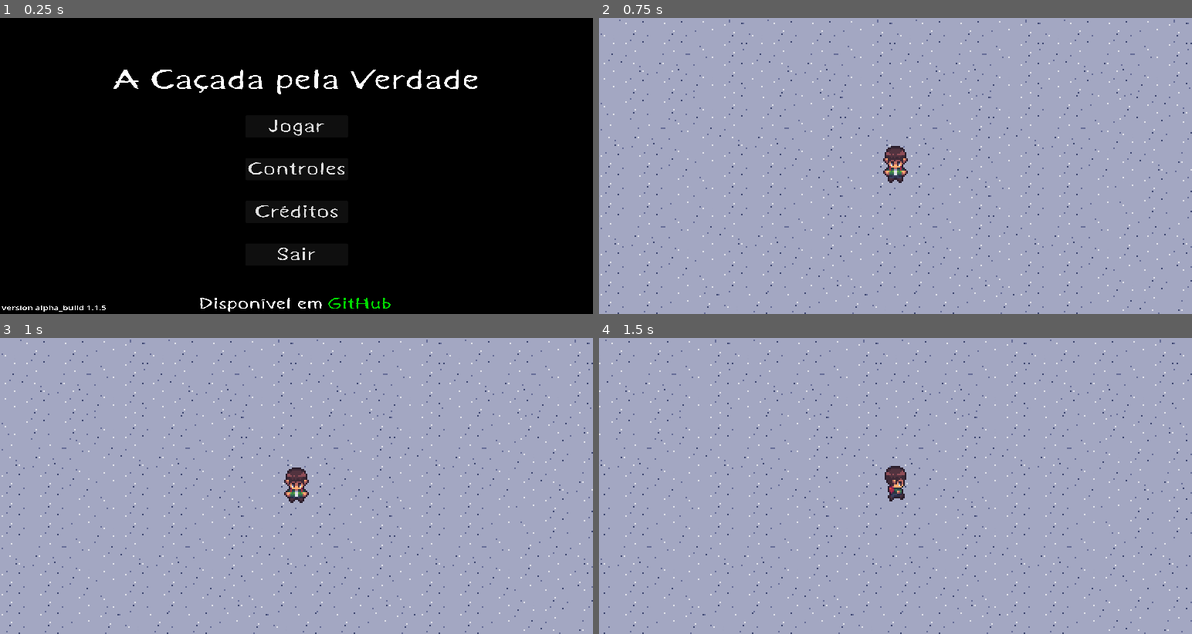
Above: before the commit, frames 1-4 (two rows, left to right).
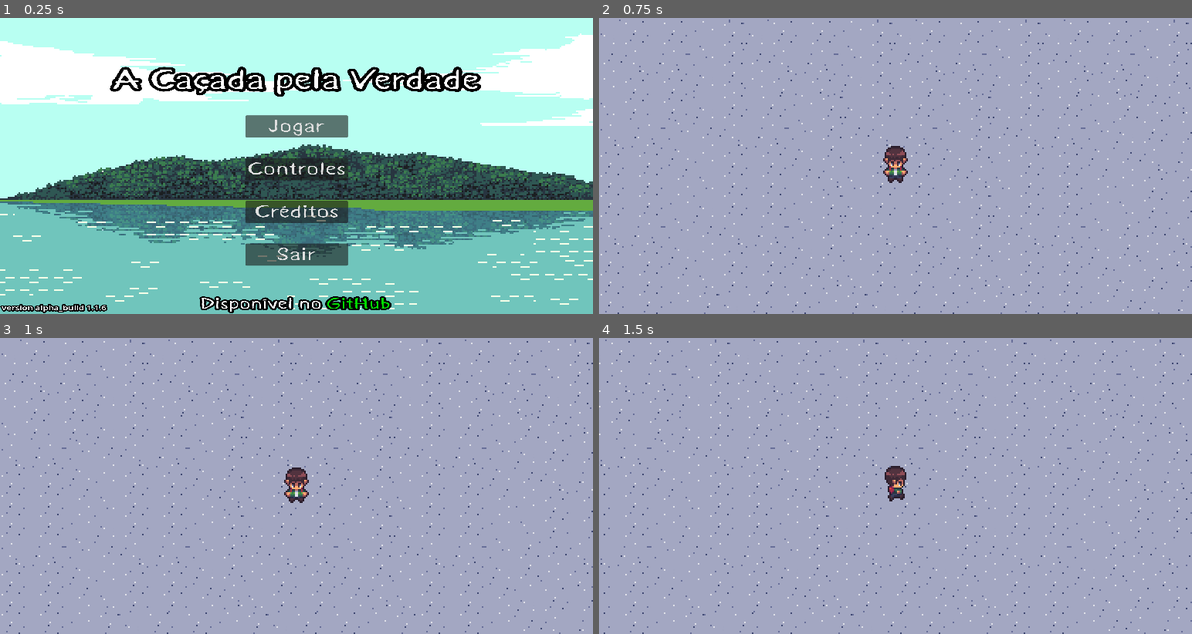
Above: after the commit, the same moments.

Repository: TechnoDark-ti/Projeto-CA-ADA-PELA-VERDADE
Game: Godot game, scene res://cenas/menu/menu_main.tscn
Two runs of this game, one before a commit and one after it. Both use one fixed random seed, a clock stepped at 60 frames per second and the inputs below.
Inputs:
- Up to frame 1 (0.25 s): no input
- Up to frame 2 (0.75 s): click "Jogar" at 0.5 s
- Up to frame 3 (1 s): no input
- Up to frame 4 (1.5 s): hold D (move_right) from 1.28 s (still down)

The runs differ from the first frame. In frame 1, 95% of the frame differs, in the area x 0-100%, y 0-100%; in frame 2, nothing differs; in frame 3, nothing differs; in frame 4, nothing differs.

Commit message:
Update menu_main.tscn

Diff:
--- a/cenas/menu/menu_main.tscn
+++ b/cenas/menu/menu_main.tscn
@@ -1,6 +1,7 @@
-[gd_scene load_steps=3 format=3 uid="uid://cntbaoeh55dp3"]
+[gd_scene load_steps=4 format=3 uid="uid://cntbaoeh55dp3"]
 
 [ext_resource type="Script" path="res://scripts/menu_principal.gd" id="1_qf3d8"]
+[ext_resource type="Texture2D" uid="uid://bapqlx84s4p46" path="res://assets/cenário/models/serra da escama.png" id="2_6drd2"]
 [ext_resource type="FontFile" uid="uid://c07tqyncxhe2e" path="res://assets/fonts/Kurland.ttf" id="2_qesau"]
 
 [node name="Menu_Principal" type="Control"]
@@ -17,14 +18,12 @@
 scale = Vector2(0.355507, 0.266463)
 script = ExtResource("1_qf3d8")
 
-[node name="Background" type="ColorRect" parent="."]
-layout_mode = 1
-anchors_preset = 15
-anchor_right = 1.0
-anchor_bottom = 1.0
-grow_horizontal = 2
-grow_vertical = 2
-color = Color(0, 0, 0, 1)
+[node name="bg_imagem" type="TextureRect" parent="."]
+layout_mode = 2
+offset_right = 1080.0
+offset_bottom = 720.0
+texture = ExtResource("2_6drd2")
+expand_mode = 2
 
 [node name="MadeBy" type="HBoxContainer" parent="."]
 layout_mode = 1
@@ -39,16 +38,19 @@
 grow_horizontal = 2
 grow_vertical = 0
 
-[node name="PlaceHolder" type="Label" parent="MadeBy"]
+[node name="Dispo" type="Label" parent="MadeBy"]
 layout_mode = 2
+theme_override_constants/outline_size = 15
+theme_override_constants/shadow_outline_size = 10
 theme_override_fonts/font = ExtResource("2_qesau")
 theme_override_font_sizes/font_size = 38
-text = "Disponível em"
+text = "Disponível no"
 
 [node name="TechnoDark-ti" type="Button" parent="MadeBy"]
 modulate = Color(0.00392157, 0.980392, 0.00392157, 1)
 layout_mode = 2
 focus_mode = 0
+theme_override_constants/outline_size = 15
 theme_override_fonts/font = ExtResource("2_qesau")
 theme_override_font_sizes/font_size = 38
 text = "GitHub"
@@ -74,6 +76,8 @@
 [node name="GameName" type="Label" parent="MainContainer"]
 layout_mode = 2
 size_flags_horizontal = 4
+theme_override_constants/outline_size = 25
+theme_override_constants/shadow_outline_size = 10
 theme_override_fonts/font = ExtResource("2_qesau")
 theme_override_font_sizes/font_size = 68
 text = "A Caçada pela Verdade"
@@ -125,8 +129,11 @@
 offset_top = 694.28
 offset_right = 193.813
 offset_bottom = 717.28
-text = "version alpha_build 1.1.5"
+theme_override_constants/outline_size = 10
+theme_override_constants/shadow_outline_size = 10
+text = "version alpha_build 1.1.6"
 
+[connection signal="pressed" from="MadeBy/TechnoDark-ti" to="." method="_on_techno_darkti_pressed"]
 [connection signal="pressed" from="MainContainer/HContainer/VContainer/Play" to="." method="_on_play_pressed"]
 [connection signal="pressed" from="MainContainer/HContainer/VContainer/Controles" to="." method="_on_controles_pressed"]
 [connection signal="pressed" from="MainContainer/HContainer/VContainer/Créditos" to="." method="_on_créditos_pressed"]
